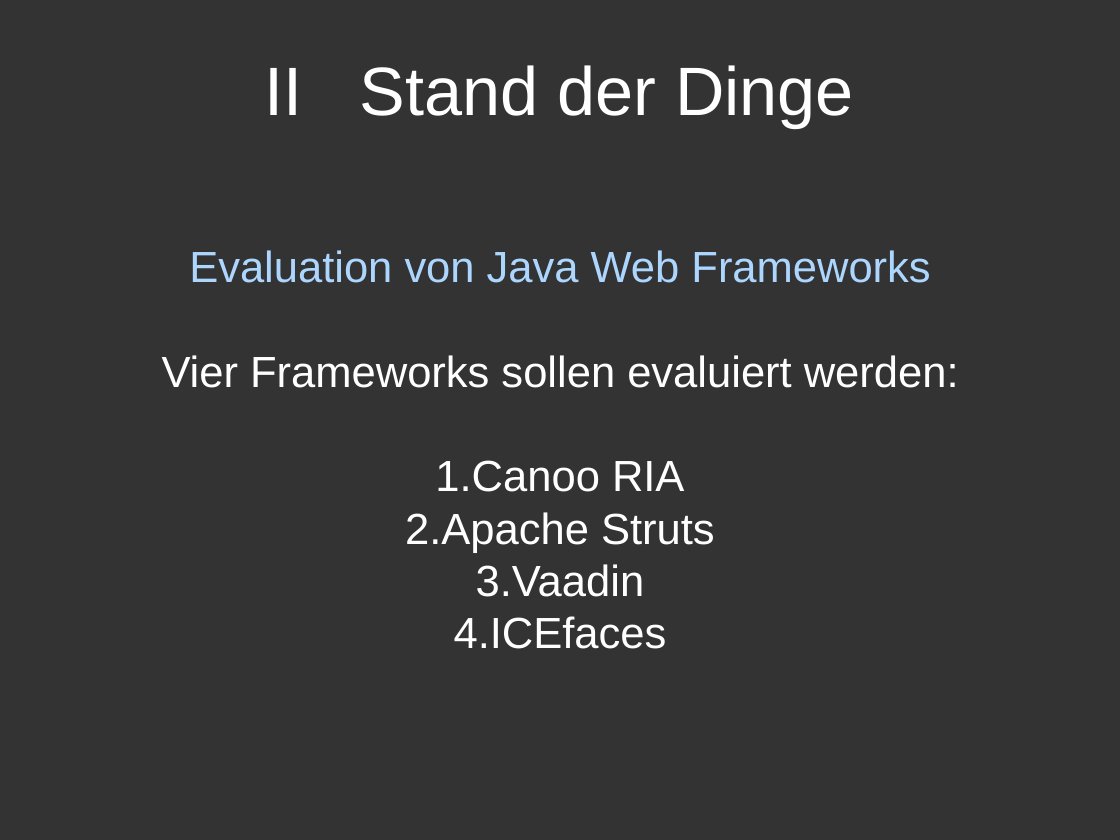
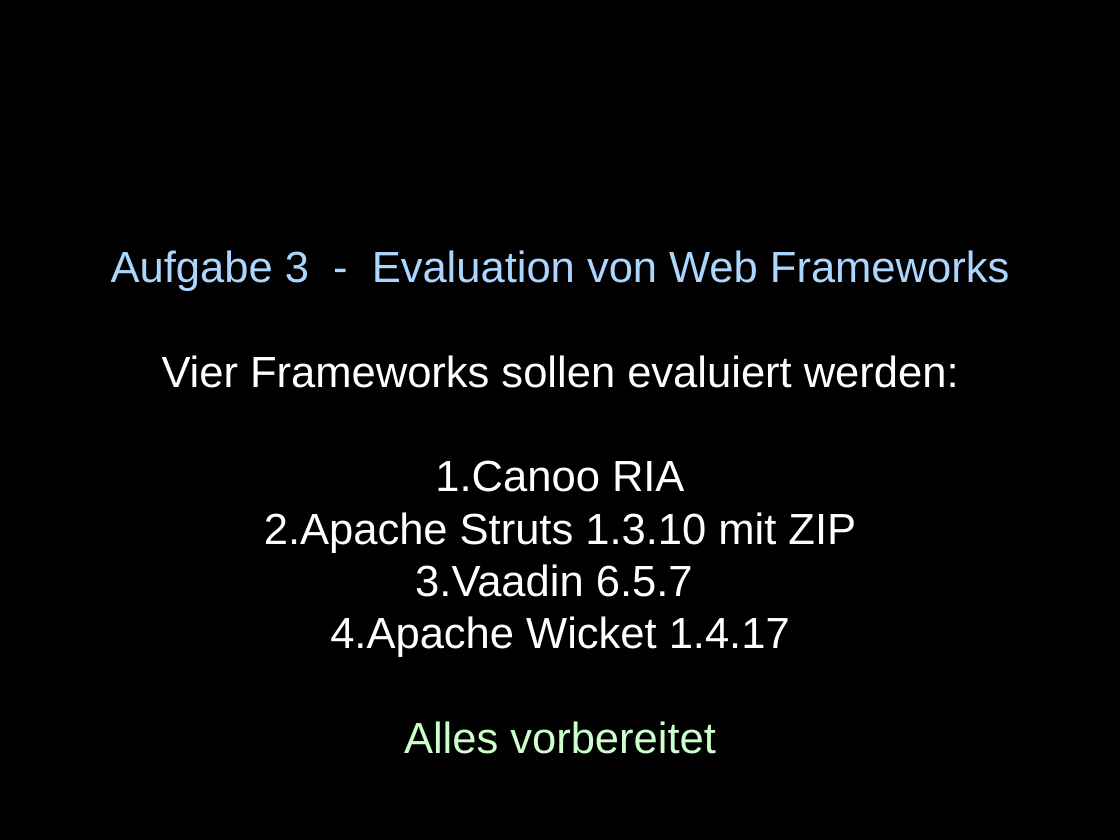
Before and after one commit to sushicutta/Diplomarbeit, a slide deck: slide 7 of praesentation/designreview/design-review-meeting.ppt. Drawn at 1120x840 pixels with LibreOffice and Linux fonts; fonts in the diff are those of the drawing. Boxes give left, top, right and bottom in pixels: in the first picture for what was removed or moved away, otherwise in the second. Text is boxed around its words. In the diff, an @@ line names an element or a change of style, - is before the commit and + after.

Commit message:
Design - review Präsentation

```diff
--- a/praesentation/designreview/design-review-meeting.ppt
+++ b/praesentation/designreview/design-review-meeting.ppt
@@ background #333333 to #000000 @@
@@ title removed at [265, 65, 854, 128] @@
-II Stand der Dinge
@@ text at [111, 250, 1009, 291]: text changed @@
-Evaluation von Java Web Frameworks
+Aufgabe 3 - Evaluation von Web Frameworks
@@ text at [264, 512, 856, 754]: text changed @@
-2. Apache Struts
-3. Vaadin
-4. ICEfaces
+2. Apache Struts 1.3.10 mit ZIP
+3. Vaadin 6.5.7
+4. Apache Wicket 1.4.17
+Alles vorbereitet
```
Also in this commit, not shown: 8 other slides changed, 6 slides added, 1 slide removed.
